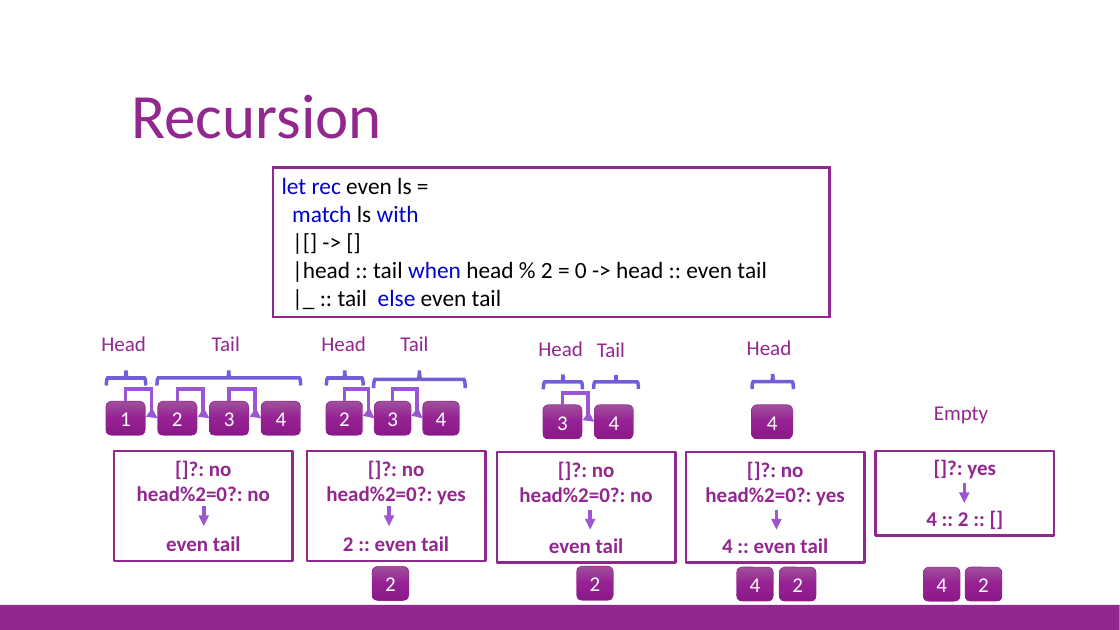
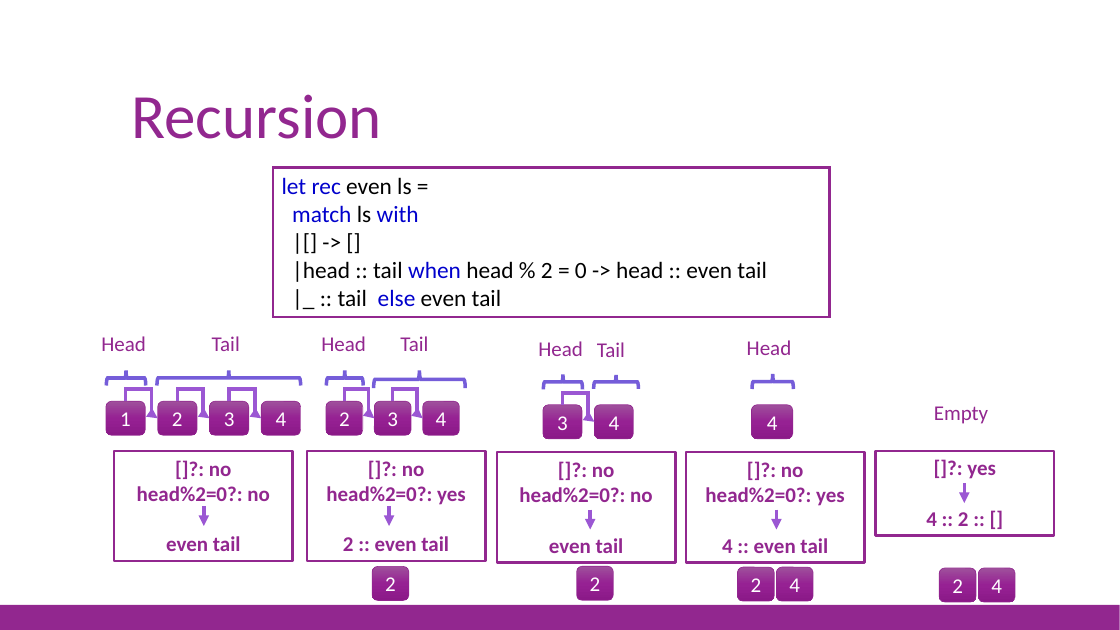
Before and after one commit to jorgef/fsharpworkshop, a slide deck: slide 65 of FSharpWorkshop_Slides.pptx. Drawn at 1120x630 pixels with LibreOffice and Linux fonts; fonts in the diff are those of the drawing. Boxes give left, top, right and bottom in pixels: in the first picture for what was removed or moved away, otherwise in the second. Text is boxed around its words. In the diff, an @@ line names an element or a change of style, - is before the commit and + after.

```diff
--- a/FSharpWorkshop_Slides.pptx
+++ b/FSharpWorkshop_Slides.pptx
@@ rounded rectangle "2" moved from (x1=780, y1=567, x2=817, y2=602) to (x1=738, y1=567, x2=775, y2=602) @@
@@ rounded rectangle "4" moved from (x1=737, y1=567, x2=774, y2=602) to (x1=776, y1=567, x2=813, y2=602) @@
@@ rounded rectangle "2" moved from (x1=965, y1=567, x2=1002, y2=602) to (x1=939, y1=568, x2=976, y2=602) @@
@@ rounded rectangle "4" moved from (x1=923, y1=567, x2=960, y2=602) to (x1=979, y1=568, x2=1016, y2=602) @@
```
Also in this commit, not shown: 2 other slides changed, 1 other file.
